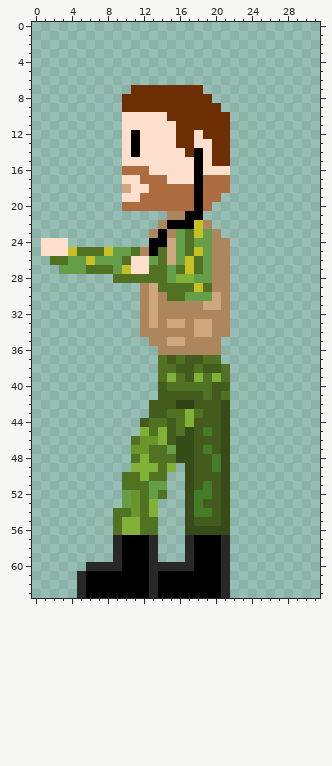
Pixel-art sprite: Character/Marche vers gauche armer/9.png. Above: the version before the commit.
The file is 32x64 pixels. Pixels under 10% opacity are left out. Colours within 5 levels of each other are drawn and written as one.
Now the later version:
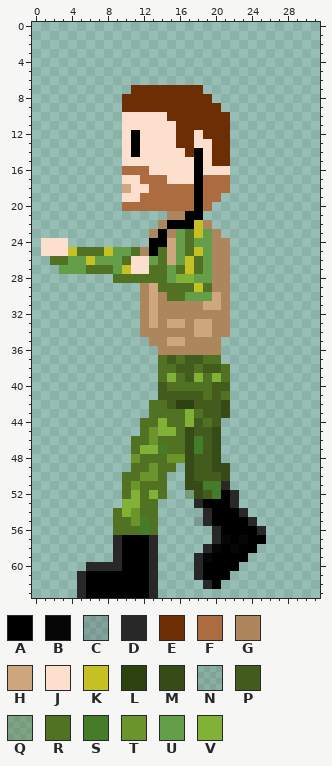
Palette (. is transparent): A #000000  B #070606  C #27222a2c  D #292828  E #6d2e03  F #ad6c3f  G #ad865e  H #cfa77f  J #fce0cd  K #c5c023  L #2e4110  M #364b17  N #3d4d2520  P #435c1d  Q #4d6c2151  R #527223  S #447c29  T #6c942c  U #659e49  V #81b136
From old to new:
y 42..43: x 13..14 PP -> RR
y 44: x 12 P -> R; x 14..15 RP -> VR; x 19 P -> R; x 21 M -> .
y 45: x 12..13 VR -> RT; x 15 P -> V; x 19..21 SPM -> PM.
y 46: x 12 T -> R; x 14..16 VPM -> RRR; x 18 P -> S; x 20..21 PM -> M.
y 47: x 11..16 TTRRUM -> RVVSRR; x 18..21 PSPM -> SPM.
y 48: x 11..12 RV -> TR; x 15..16 RM -> TT; x 20..21 SM -> M.
y 49: x 11..13 VVV -> RRT; x 15 V -> R; x 20 S -> M
y 50: x 12..13 VR -> TT
y 51: x 11 R -> T; x 13..14 UU -> RR; x 18 P -> M; x 20..21 PM -> SD
y 52: x 10..11 UT -> RV; x 13 U -> V; x 17..22 MSSPM. -> QMPSAD
y 53: x 10..11 UT -> VV; x 13 V -> R; x 17..22 MSPPM. -> .DAAAD
y 54: x 10 R -> V; x 13 V -> R; x 17..23 MSSPM.. -> .NDAAAD
y 55: x 10..12 VVR -> RTS; x 17..24 MPPPM... -> .CDAAAAD
y 56: x 10..12 VVR -> RRS; x 17..25 MMMMM.... -> ...DAAAAD
y 57: x 17..25 DAAAD.... -> ...DBABAA
y 58: x 17..24 DAAAD... -> ..DBABAA
y 59: x 17..19 DAA -> .DB; x 21..23 D.. -> AAA
y 60: x 14..18 DDDDA -> ....D; x 21..22 D. -> AA
y 61: x 14..18 AAAAA -> ....D; x 21 D -> A
y 62: x 14..19 AAAAAA -> .....D; x 21 D -> .
y 63: x 14..21 AAAAAAAD -> ........
